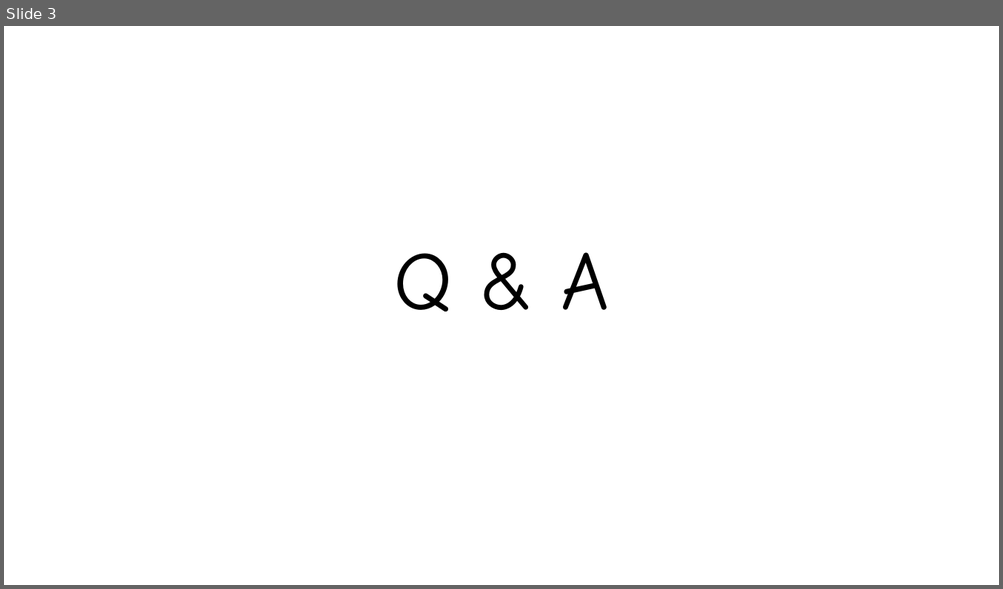
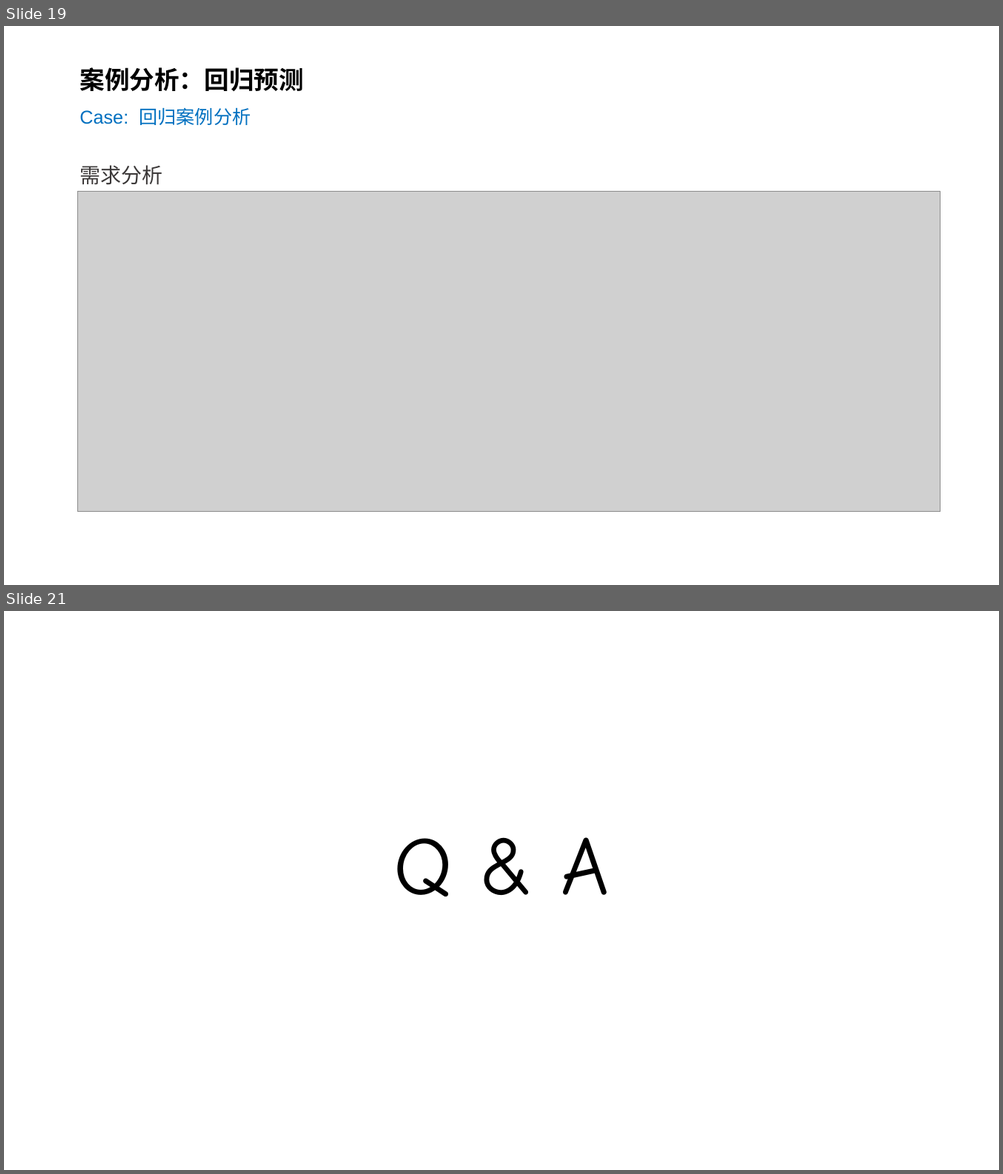
Before and after one commit to silentbalanceyh/cda-exam, a slide deck: ppt/05.回归.pptx. Shown one above the other, each under a label of ours: slide 3 before the commit, slides 19 and 21 after it; the slides between them are not shown. The pictures are 1003x589 and 1003x1174 pixels, drawn with LibreOffice and Linux fonts; fonts in the diff are those of the drawing; grey boxes stand for pictures; background and template pictures are left out. Boxes give left, top, right and bottom in pixels: in the first picture for what was removed or moved away, otherwise in the second. Text is boxed around its words. In the diff, an @@ line names an element or a change of style, - is before the commit and + after.

```diff
--- a/ppt/05.回归.pptx
+++ b/ppt/05.回归.pptx
@@ slide 19 added at <box>4,26,999,585</box>, background #FFFFFF @@
@@ title added at <box>79,67,303,125</box>, 18 pt, text #0070C0 @@
+案例分析：回归预测
+Case: 回归案例分析
@@ text added at <box>79,165,162,185</box>, 20 pt, text #3B3838 @@
+需求分析
@@ picture added at <box>78,192,940,512</box> @@
@@ what was slide 3 is now slide 21 @@
```
Also in this commit, not shown: 1 slide changed, 18 other slides added, 1 slide removed, 16 other files.
